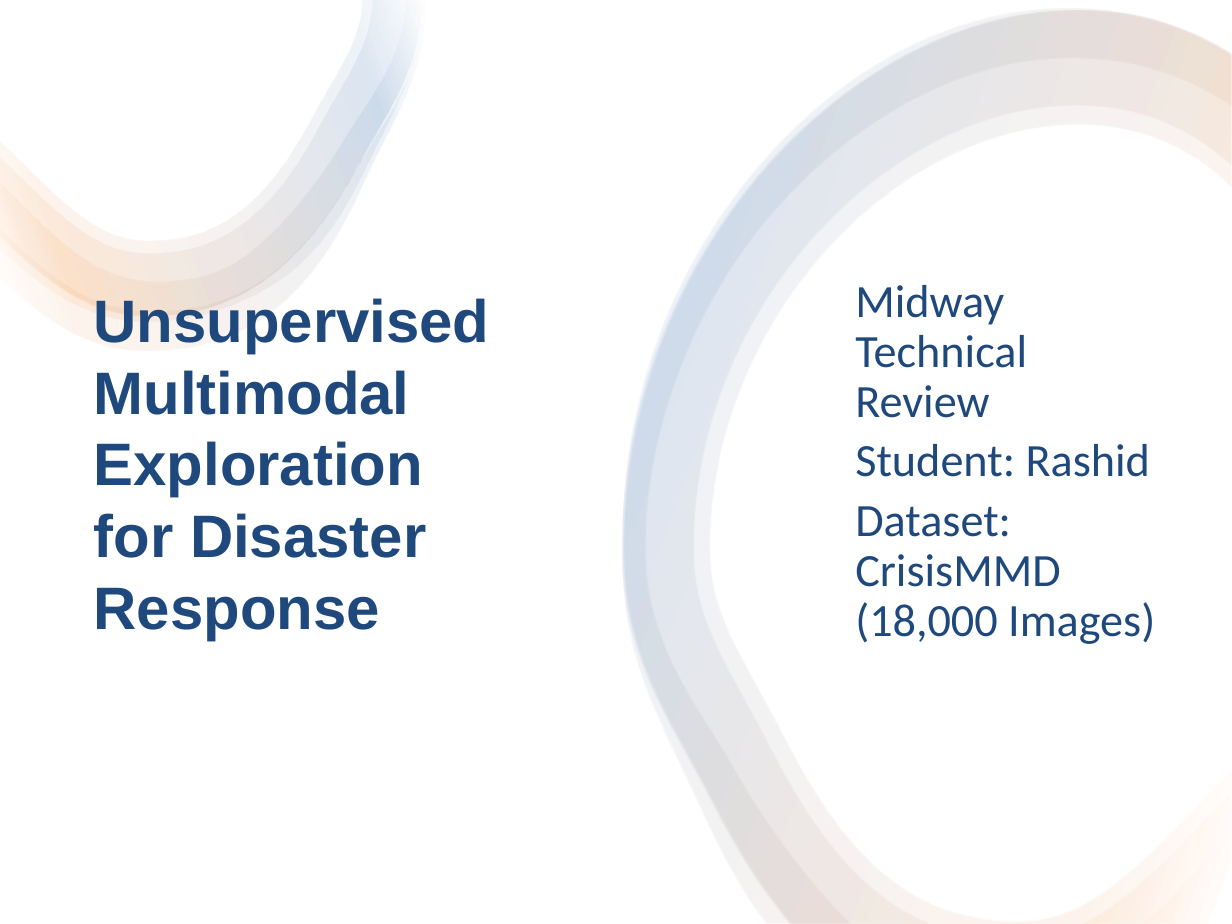
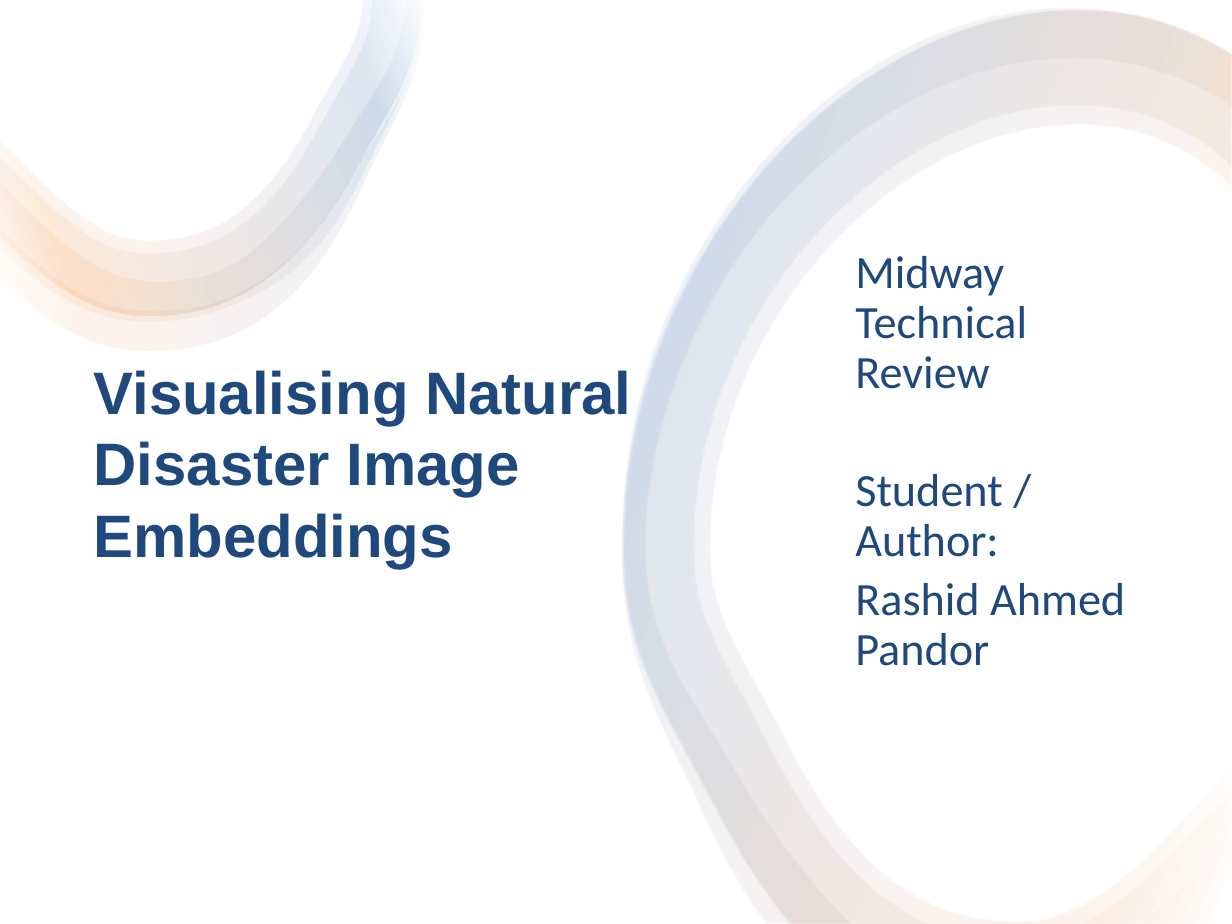
Before and after one commit to 730Rashid/Final_Stage_Project_Rashid_LBS-25-986, a slide deck: slide 1 of Docs/Midway Review/Midway_Review_Rashid.pptx. Drawn at 1232x924 pixels with LibreOffice and Linux fonts; fonts in the diff are those of the drawing. Boxes give left, top, right and bottom in pixels: in the first picture for what was removed or moved away, otherwise in the second. Text is boxed around its words. In the diff, an @@ line names an element or a change of style, - is before the commit and + after.

Commit message:
feat: Introduce an interactive Dash application for CLIP semantic search and UMAP visualization, alongside a new embedding prototype script.

```diff
--- a/Docs/Midway Review/Midway_Review_Rashid.pptx
+++ b/Docs/Midway Review/Midway_Review_Rashid.pptx
@@ title at <box>94,370,631,569</box>: text changed @@
-Unsupervised Multimodal Exploration
-for Disaster Response
+Visualising Natural Disaster Image Embeddings
@@ subtitle at <box>855,474,1125,666</box>: text changed @@
-Student: Rashid
-Dataset: CrisisMMD (18,000 Images)
+Student / Author:
+Rashid Ahmed Pandor
```
Also in this commit, not shown: 5 other slides changed, 5 other files.
